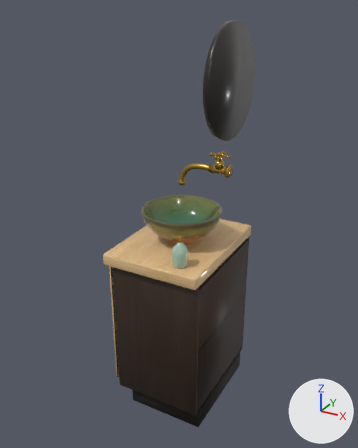
A saved change to the glTF model public/models/washstand.glb.
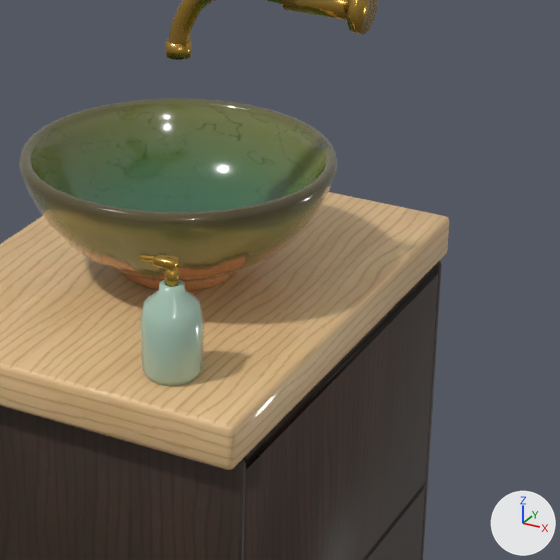
Each version appears first whole from a 50 mm lens placed at (0.705, -1.688, 1.669), pointed at (-0.223, 0.0, 0.825), and next in a close-up on the part from 38% to 78% of the width and 38% to 70% of the height. Arrows for +X, +Y and +Z are at lower right; the lights stay in place. The older version's two pictures come first. Where no turn or scale is listed for an object, it has been applied to the vertices. Vertices at exactly the same position are counted once.

Script lines for the objects in view, before the commit:
```python
me_cube_002 = bpy.data.meshes.new('Cube.002')
me_cube_002.from_pydata(...)  # 24 vertices, 44 faces; spans x -0.39..0.0, y -0.26..-0.248, z 0.09..0.71
me_cube_002.materials.append(mat_washsugi)  # picture img_washsugi
me_cube_040 = bpy.data.meshes.new('Cube.040')
me_cube_040.from_pydata(...)  # 56 vertices, 108 faces; spans x -0.118..-0.094, y -0.223..-0.207, z 0.875..0.885
me_cube_040.materials.append(mat_washbrass)  # orange #c9a04a
me_cylinder_014 = bpy.data.meshes.new('Cylinder.014')
me_cylinder_014.from_pydata(...)  # a 12-sided cylinder along z spanning x -0.007..0.007, y -0.007..0.007, z -0.01..0.01
me_cylinder_014.materials.append(mat_washbrass)  # orange #c9a04a
me_washsoapbottle = bpy.data.meshes.new('WashSoapBottle')
me_washsoapbottle.from_pydata(...)  # 96 vertices, 188 faces; spans x -0.131..-0.069, y -0.246..-0.184, z 0.76..0.858
me_washsoapbottle.materials.append(mat_washsoap)  # light grey #a9c7b4
ob_washcabsider = bpy.data.objects.new('WashCabSideR', me_cube_002)
ob_washcabsider.location = (0.0, 0.0, 0.0)
ob_washpumphead = bpy.data.objects.new('WashPumpHead', me_cube_040)
ob_washpumphead.location = (0.0, 0.0, 0.0)
ob_washpumpneck = bpy.data.objects.new('WashPumpNeck', me_cylinder_014)
ob_washpumpneck.location = (-0.1, -0.215, 0.866)
ob_washsoapbottle = bpy.data.objects.new('WashSoapBottle', me_washsoapbottle)
ob_washsoapbottle.location = (0.0, 0.0, 0.0)
# also in view: 'WashBowl' at (-0.21, 0.0, 0.829); 'WashTapSpout' at (-0.15, 0.0, 1.061); 'WashTop' at (-0.21, 0.0, 0.735); 'WashTapBody' at (-0.045, 0.0, 1.09); 'WashCabSideL' at (-0.195, 0.254, 0.4)
```
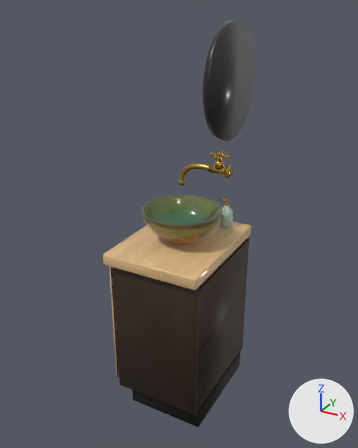
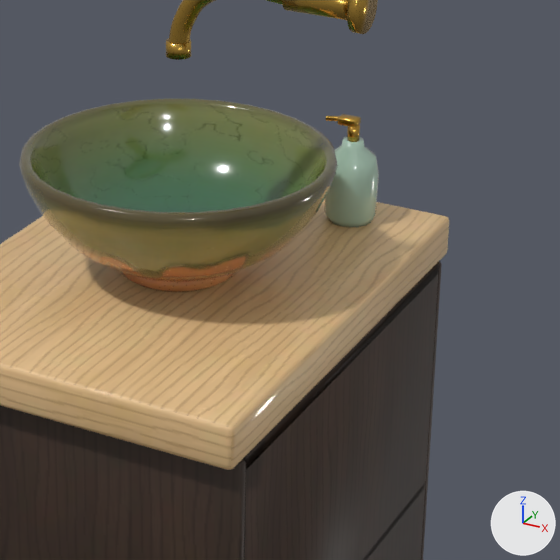
Where the change shows, as pixel boxes [x1, y1, x2, y2] in the close-ups (560 x 560 px):
'WashSoapBottle', moved: before [140, 279, 204, 386]; after [324, 137, 379, 227]
'WashPumpHead', moved: before [153, 253, 180, 270]; after [337, 114, 361, 128]
'WashPumpNeck', moved: before [165, 267, 179, 287]; after [347, 125, 360, 142]

Patch to the scene script:
```diff
--- a/public/models/washstand.glb.py
+++ b/public/models/washstand.glb.py
@@ me_cube_040 @@
 # used by ob_washpumphead; location = (0.0, 0.0, 0.0)
-me_cube_040.from_pydata(...)  # 56 vertices, 108 faces; spans x -0.118..-0.094, y -0.223..-0.207, z 0.875..0.885
+me_cube_040.from_pydata(...)  # 56 vertices, 108 faces; spans x -0.118..-0.094, y 0.207..0.223, z 0.875..0.885
+# me_cube_040 part 1: the whole mesh is moved by (0.0, 0.43, 0.0)
 me_cube_040.materials.append(mat_washbrass)
@@ me_washsoapbottle @@
 # used by ob_washsoapbottle; location = (0.0, 0.0, 0.0)
-me_washsoapbottle.from_pydata(...)  # 96 vertices, 188 faces; spans x -0.131..-0.069, y -0.246..-0.184, z 0.76..0.858
+me_washsoapbottle.from_pydata(...)  # 96 vertices, 188 faces; spans x -0.131..-0.069, y 0.184..0.246, z 0.76..0.858
+# me_washsoapbottle part 2: the whole mesh is moved by (0.0, 0.43, 0.0)
 me_washsoapbottle.materials.append(mat_washsoap)
@@ ob_washpumpneck @@
 ob_washpumpneck = bpy.data.objects.new('WashPumpNeck', me_cylinder_014)
-ob_washpumpneck.location = (-0.1, -0.215, 0.866)
+ob_washpumpneck.location = (-0.1, 0.215, 0.866)
```
